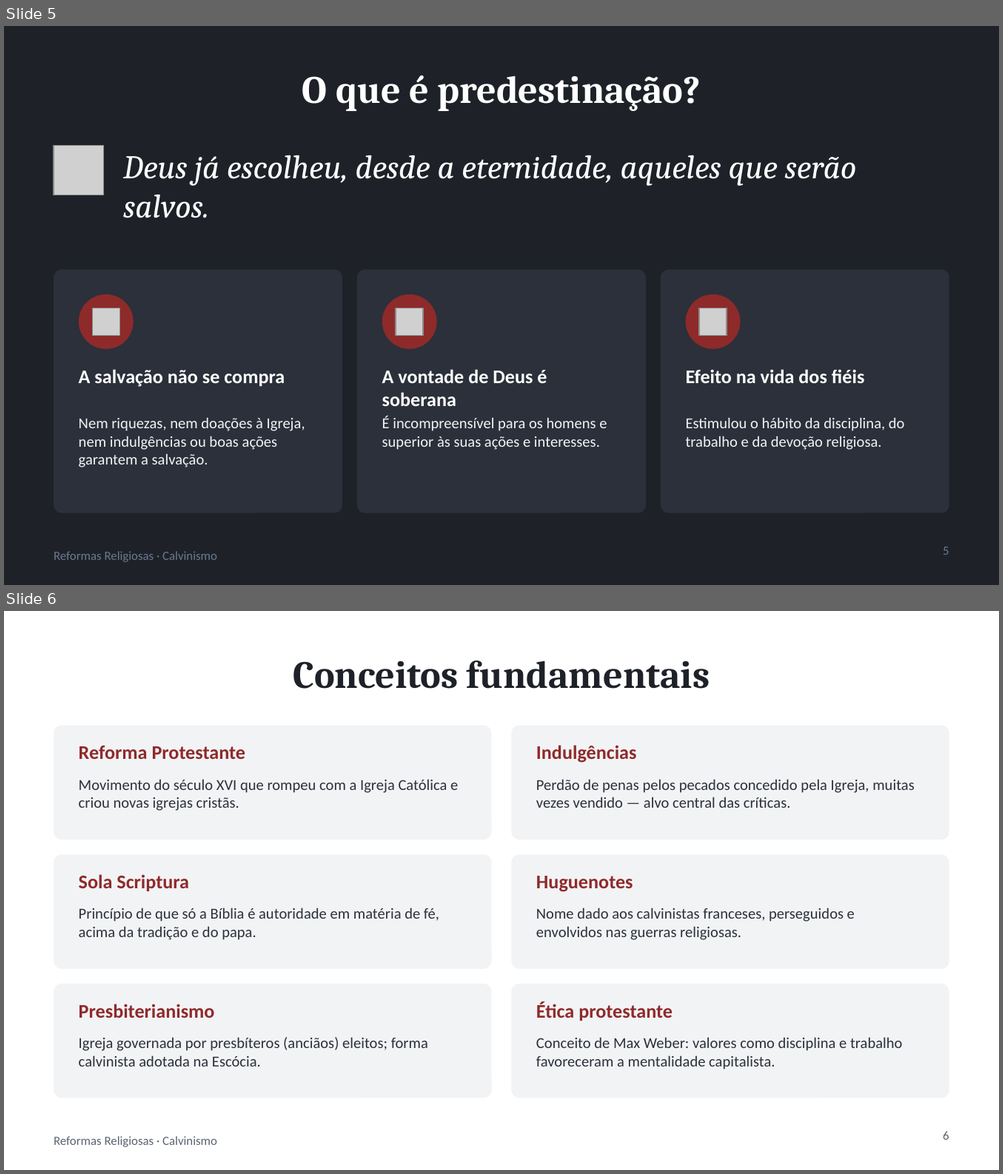
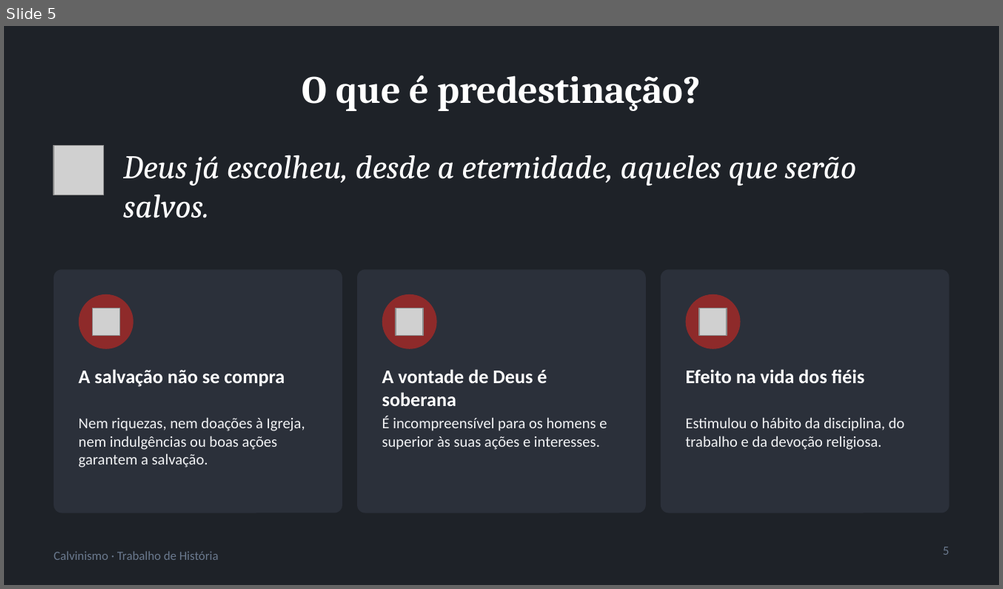
Before and after one commit to ArkhamKnight15/claude, a slide deck: trabalho-calvinismo/Calvinismo.pptx. Shown one above the other, each under a label of ours: slides 5 and 6 before the commit, slide 5 after it. The pictures are 1003x1174 and 1003x589 pixels, drawn with LibreOffice and Linux fonts; fonts in the diff are those of the drawing; grey boxes stand for pictures. Boxes give left, top, right and bottom in pixels: in the first picture for what was removed or moved away, otherwise in the second. Text is boxed around its words. In the diff, an @@ line names an element or a change of style, - is before the commit and + after.

```diff
--- a/trabalho-calvinismo/Calvinismo.pptx
+++ b/trabalho-calvinismo/Calvinismo.pptx
@@ slide 6 removed at bbox=[4, 611, 999, 1170], background #FFFFFF @@
@@ title removed at bbox=[293, 661, 709, 689] @@
-Conceitos fundamentais
@@ rounded rectangle removed at bbox=[54, 726, 492, 840] @@
@@ rounded rectangle removed at bbox=[511, 726, 949, 840] @@
@@ text removed at bbox=[79, 746, 246, 759] @@
-Reforma Protestante
@@ text removed at bbox=[536, 745, 637, 763] @@
-Indulgências
@@ text removed at bbox=[79, 779, 458, 811] @@
-Movimento do século XVI que rompeu com a Igreja Católica e criou novas igrejas cristãs.
@@ text removed at bbox=[536, 779, 913, 808] @@
-Perdão de penas pelos pecados concedido pela Igreja, muitas vezes vendido — alvo central das críticas.
@@ rounded rectangle removed at bbox=[54, 854, 492, 969] @@
@@ rounded rectangle removed at bbox=[511, 854, 949, 969] @@
@@ text removed at bbox=[79, 874, 189, 891] @@
-Sola Scriptura
@@ text removed at bbox=[536, 876, 633, 892] @@
-Huguenotes
@@ text removed at bbox=[79, 908, 439, 940] @@
-Princípio de que só a Bíblia é autoridade em matéria de fé, acima da tradição e do papa.
@@ text removed at bbox=[536, 908, 854, 940] @@
-Nome dado aos calvinistas franceses, perseguidos e envolvidos nas guerras religiosas.
@@ rounded rectangle removed at bbox=[54, 984, 492, 1099] @@
@@ rounded rectangle removed at bbox=[511, 984, 949, 1099] @@
@@ text removed at bbox=[79, 1004, 215, 1018] @@
-Presbiterianismo
@@ text removed at bbox=[536, 1002, 672, 1021] @@
-Ética protestante
@@ text removed at bbox=[79, 1037, 428, 1067] @@
-Igreja governada por presbíteros (anciãos) eleitos; forma calvinista adotada na Escócia.
@@ text removed at bbox=[536, 1037, 902, 1070] @@
-Conceito de Max Weber: valores como disciplina e trabalho favoreceram a mentalidade capitalista.
@@ text removed at bbox=[54, 1136, 217, 1147] @@
-Reformas Religiosas · Calvinismo
@@ page number removed at bbox=[942, 1131, 949, 1140] @@
-6
@@ slide 5 changed as well @@
@@ text at bbox=[54, 551, 219, 560]: text changed @@
-Reformas Religiosas · Calvinismo
+Calvinismo · Trabalho de História
```
Also in this commit, not shown: 8 other slides changed, 1 slide added, 3 other slides removed, 1 other file.
